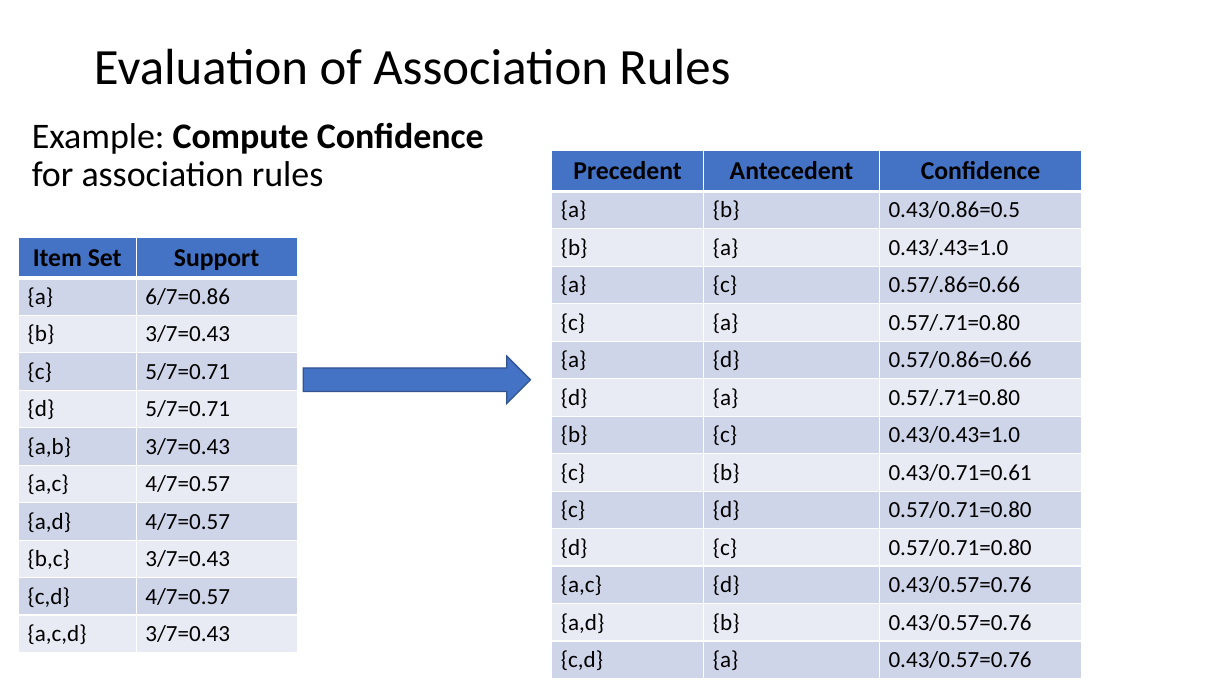
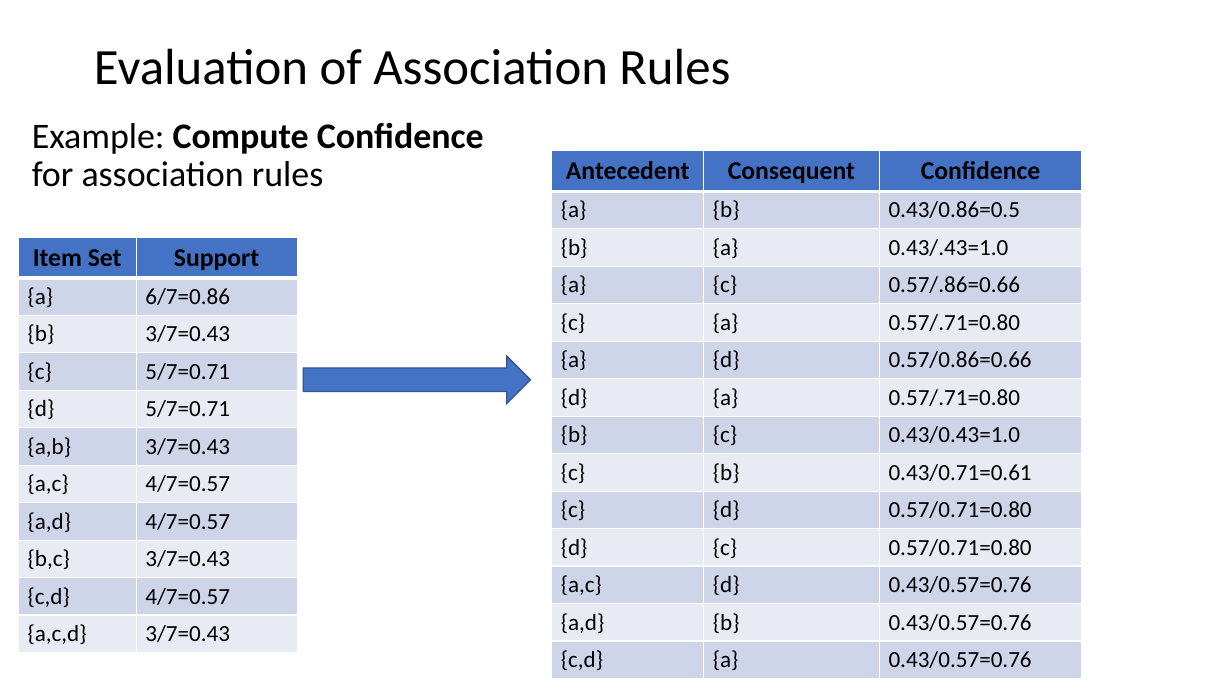
Before and after one commit to StephenElston/CSCI-E-108, a slide deck: slide 18 of slides/10_AssociationsFrequentItems.pptx. Drawn at 1232x693 pixels with LibreOffice and Linux fonts; fonts in the diff are those of the drawing. Boxes give left, top, right and bottom in pixels: in the first picture for what was removed or moved away, otherwise in the second. Text is boxed around its words. In the diff, an @@ line names an element or a change of style, - is before the commit and + after.

```diff
--- a/slides/10_AssociationsFrequentItems.pptx
+++ b/slides/10_AssociationsFrequentItems.pptx
@@ table at box(552, 151, 1082, 678) @@
-row 1, column 1: Precedent
+row 1, column 1: Antecedent
-row 1, column 2: Antecedent
+row 1, column 2: Consequent
```
Also in this commit, not shown: 12 other slides changed, 1 slide added.
